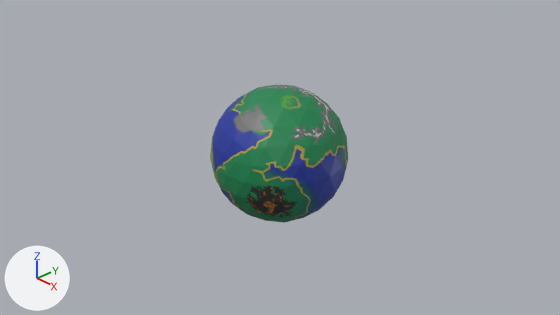
The Blender file res/planet.blend: old version first, new version second.
Before and after are seen from the file's camera 'Camera'. The axes (+X, +Y, +Z) are drawn at lower left. The lights are the same throughout. The first picture is the older version.
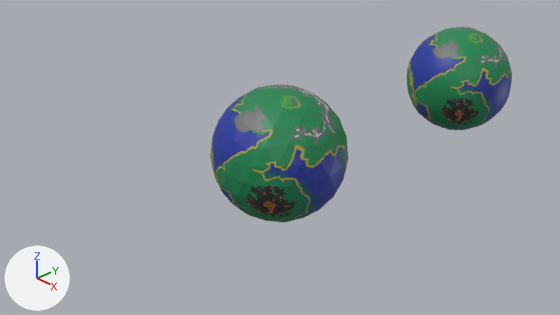
The newer file is also turned or shifted as a whole; pictures and numbers use the older file's frame.

Changed parts and their boxes (x1, y1, x2, y2) in the pictures (560 x 315 px):
'Icosphere.001', added: after (407, 27, 512, 130)

Patch to the scene script:
```diff
--- a/res/planet.blend.py
+++ b/res/planet.blend.py
@@ me_icosphere_001 @@
+me_icosphere_001.from_pydata(...)  # an icosphere of 80 faces spanning x -0.95..0.95, y -1.0..1.0, z -1.0..1.0
+me_icosphere_001.polygons.foreach_set('use_smooth', [True] * 80)
+me_icosphere_001.materials.append(mat_material_001)  # picture img_terestrial_base_color
@@ ob_icosphere_001 @@
+ob_icosphere_001 = bpy.data.objects.new('Icosphere.001', me_icosphere_001)
+ob_icosphere_001.location = (0.0, 4.418, 0.0)
+_m = ob_icosphere_001.modifiers.new('Subdivision', 'SUBSURF')
+_m.render_levels = 1
```
